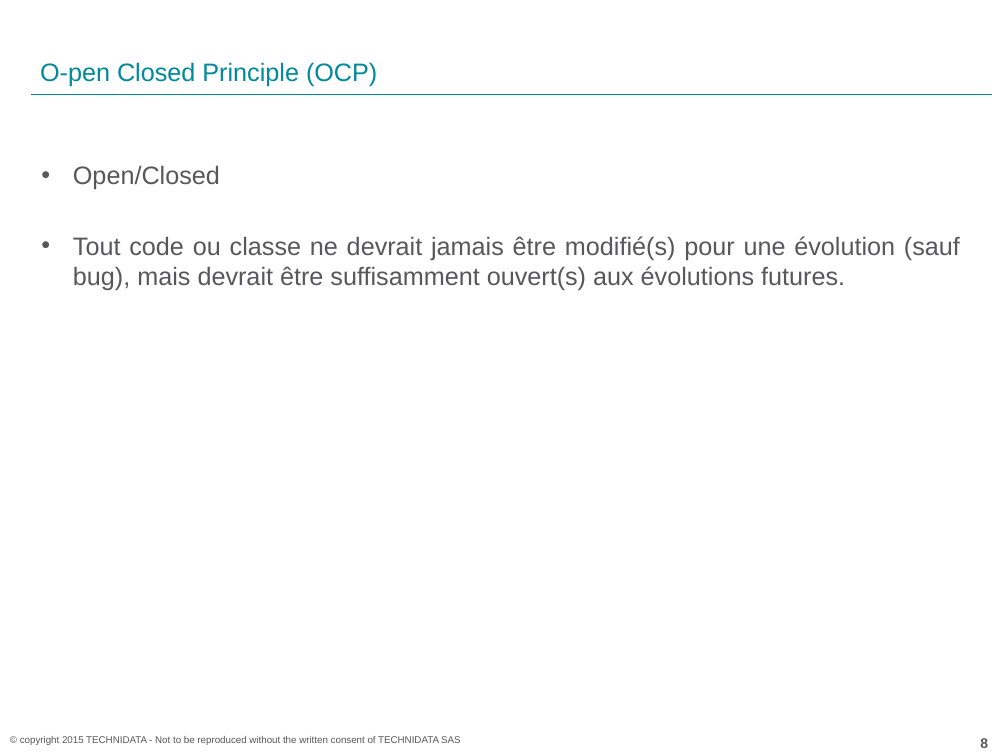
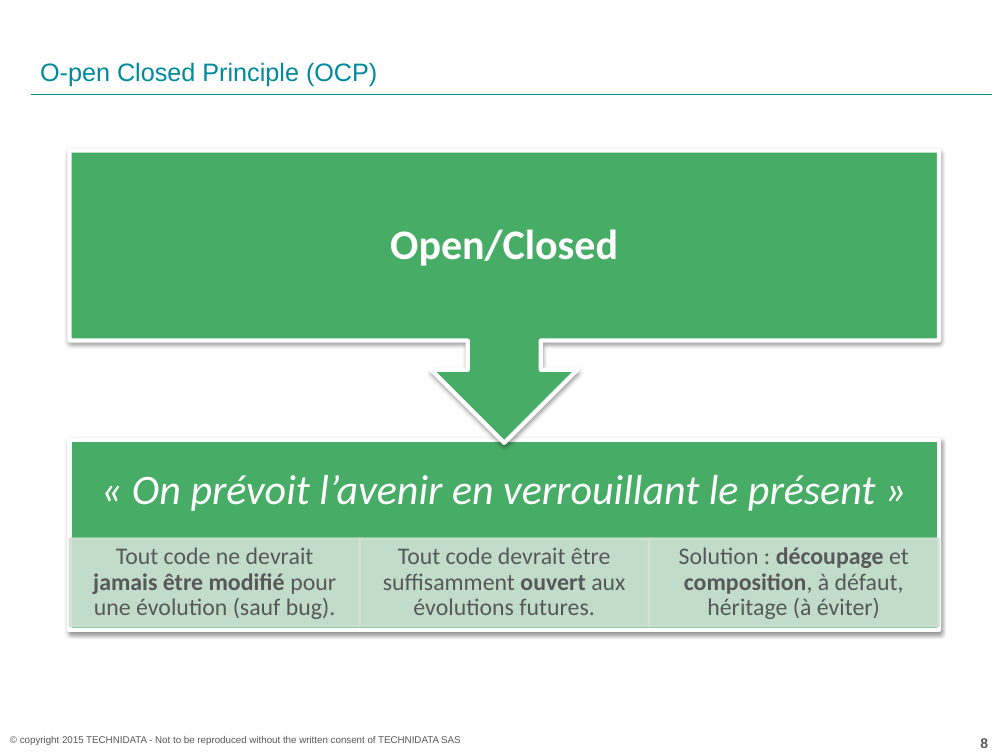
Before and after one commit to acoudene/ObjectCalisthenics, a slide deck: slide 8 of ObjectCalisthenics.pptx. Drawn at 1008x756 pixels with LibreOffice and Linux fonts; fonts in the diff are those of the drawing; background and template pictures are left out. Boxes give left, top, right and bottom in pixels: in the first picture for what was removed or moved away, otherwise in the second. Text is boxed around its words. In the diff, an @@ line names an element or a change of style, - is before the commit and + after.

```diff
--- a/ObjectCalisthenics.pptx
+++ b/ObjectCalisthenics.pptx
@@ text removed at <box>73,165,960,290</box> @@
-• Open/Closed
-• Tout code ou classe ne devrait jamais être modifié(s) pour une évolution (sauf bug), mais devrait être suffisamment ouvert(s) aux évolutions futures.
@@ group added at <box>70,150,938,630</box>: 5 texts, 4 rectangles, 1 up arrow callout @@
+« On prévoit l’avenir en verrouillant le présent »
+Tout code ne devrait jamais être modifié pour une évolution (sauf bug).
+Tout code devrait être suffisamment ouvert aux évolutions futures.
+Solution : découpage et composition, à défaut, héritage (à éviter)
+Open/Closed
```
Also in this commit, not shown: 21 other slides changed.
